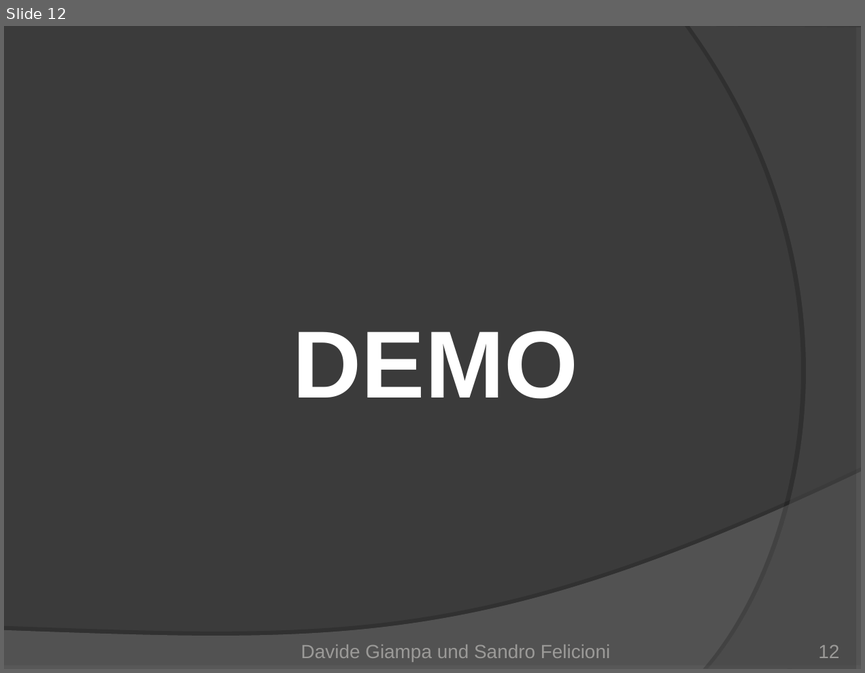
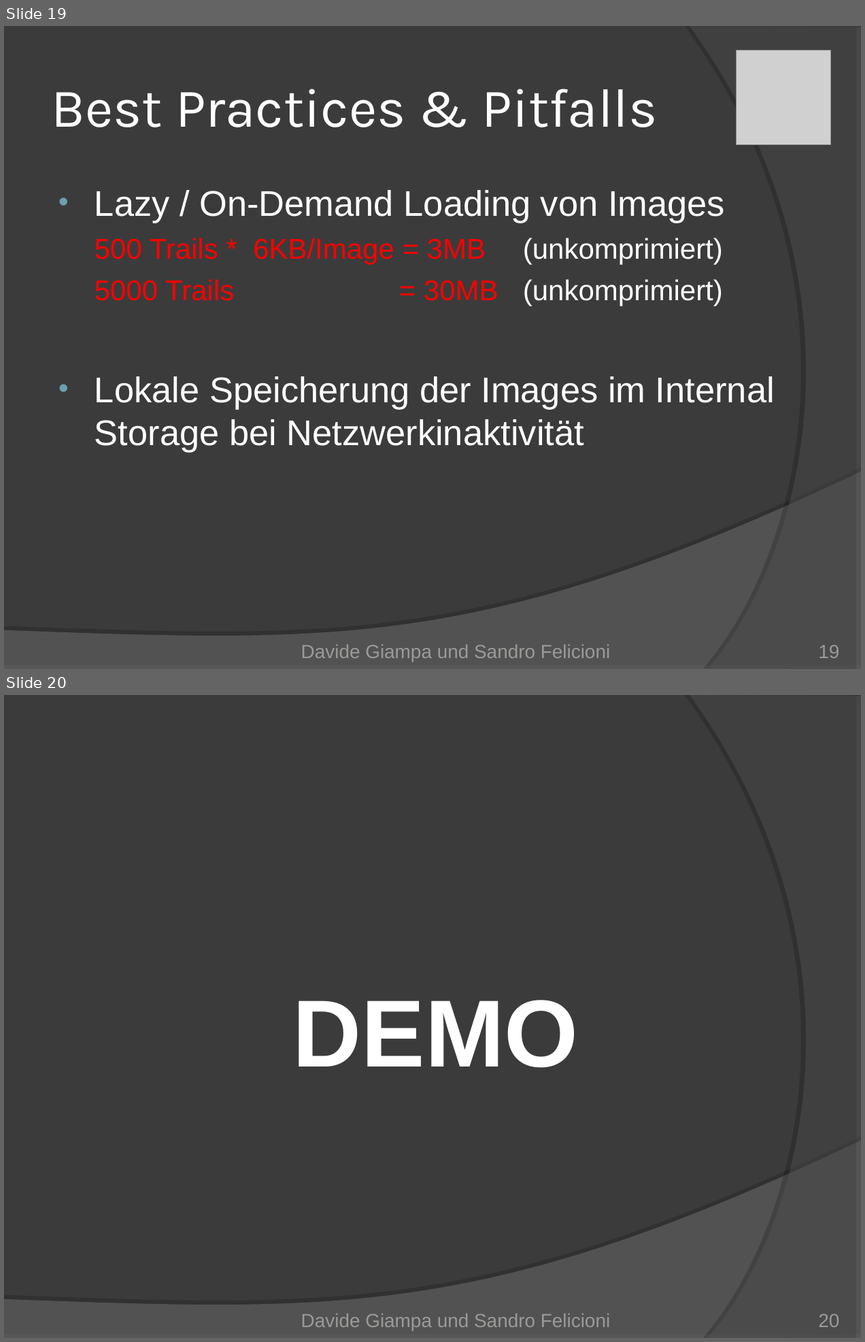
Before and after one commit to Mr-Slash/TrailDevils, a slide deck: doc/01_Project Management/TrailDevils-final.ppt. Shown one above the other, each under a label of ours: slide 12 before the commit, slides 19 and 20 after it. The pictures are 865x673 and 865x1342 pixels, drawn with LibreOffice and Linux fonts; fonts in the diff are those of the drawing; grey boxes stand for pictures. Boxes give left, top, right and bottom in pixels: in the first picture for what was removed or moved away, otherwise in the second. Text is boxed around its words. In the diff, an @@ line names an element or a change of style, - is before the commit and + after.

```diff
--- a/doc/01_Project Management/TrailDevils-final.ppt
+++ b/doc/01_Project Management/TrailDevils-final.ppt
@@ slide 19 added at (4,26,861,669), background #3B3B3B; not listed: 2 template elements that a slide beside it also shows @@
@@ picture added at (736,50,830,144) @@
@@ title added at (51,89,657,127), 46 pt, text #FFFFFF @@
+Best Practices & Pitfalls
@@ text added at (94,190,774,452), 30 pt, text #FFFFFF @@
+• Lazy / On-Demand Loading von Images
+500 Trails * 6KB/Image = 3MB (unkomprimiert)
+5000 Trails = 30MB (unkomprimiert)
+• Lokale Speicherung der Images im Internal Storage bei Netzwerkinaktivität
@@ text added at (301,644,610,661), 16 pt, text #9B9A98 @@
+Davide Giampa und Sandro Felicioni
@@ page number added at (818,645,839,658), 16 pt, text #9B9A98 @@
+19
@@ what was slide 12 is now slide 20 @@
@@ page number at (818,1314,839,1327): text changed @@
-12
+20
```
Also in this commit, not shown: 11 slides changed, 8 other slides added.
